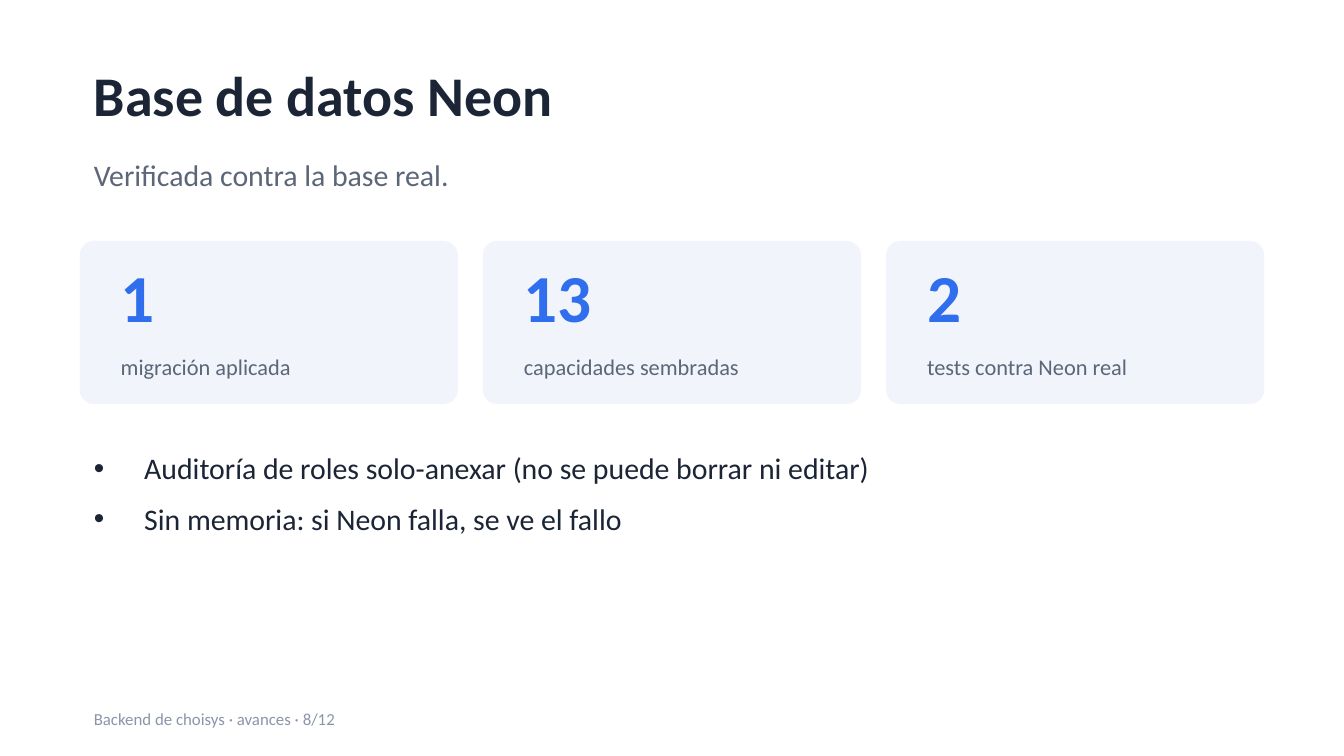
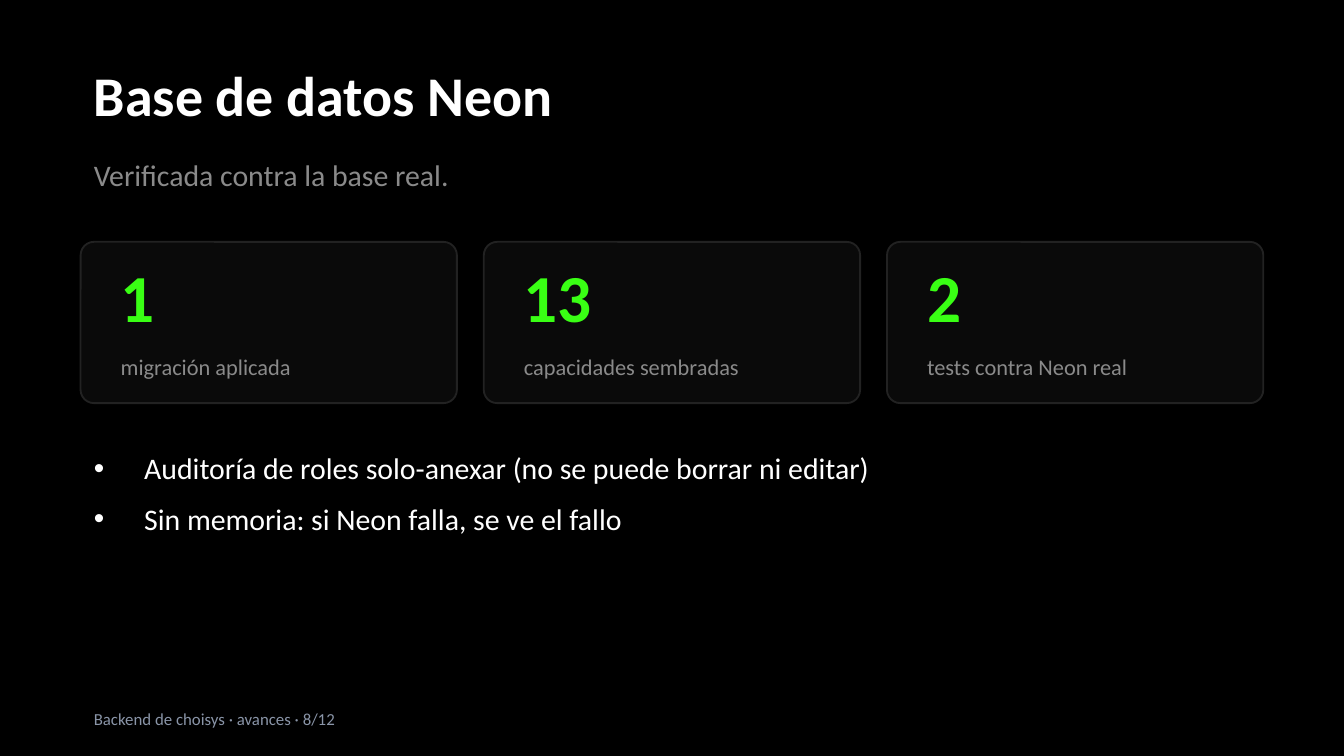
Before and after one commit to NeoRetroo38/choisys, a slide deck: slide 8 of docs/avances/avances-backend.pptx. Drawn at 1344x756 pixels with LibreOffice and Linux fonts; fonts in the diff are those of the drawing. Boxes give left, top, right and bottom in pixels: in the first picture for what was removed or moved away, otherwise in the second. Text is boxed around its words. In the diff, an @@ line names an element or a change of style, - is before the commit and + after.

Commit message:
docs: dark thin style for the Pages portal and the progress deck

```diff
--- a/docs/avances/avances-backend.pptx
+++ b/docs/avances/avances-backend.pptx
@@ background #FFFFFF to #000000 @@
@@ text "Base de datos Neon" at (x1=94, y1=76, x2=553, y2=117): text colour #1B2536 to #FFFFFF @@
@@ fill #F1F5FB to #0A0A0A; outline #F1F5FB 1 pt to #222222 1 pt in 3 elements at (x1=81, y1=242, x2=457, y2=403), (x1=484, y1=242, x2=860, y2=403), (x1=887, y1=242, x2=1263, y2=403) @@
@@ text colour #2F6FED to #39FF14 in 3 elements at (x1=121, y1=278, x2=155, y2=322), (x1=524, y1=278, x2=592, y2=323), (x1=927, y1=278, x2=961, y2=322) @@
@@ text colour #5B6679 to #8A8A8A in 4 elements at (x1=94, y1=165, x2=448, y2=186), (x1=121, y1=359, x2=290, y2=379), (x1=524, y1=359, x2=739, y2=379), (x1=927, y1=359, x2=1127, y2=375) @@
@@ text "Auditoría de roles solo-anexar (no ..." at (x1=144, y1=457, x2=869, y2=534): text colour #1B2536 to #FFFFFF @@
```
Also in this commit, not shown: 11 other slides changed, 4 other files.
